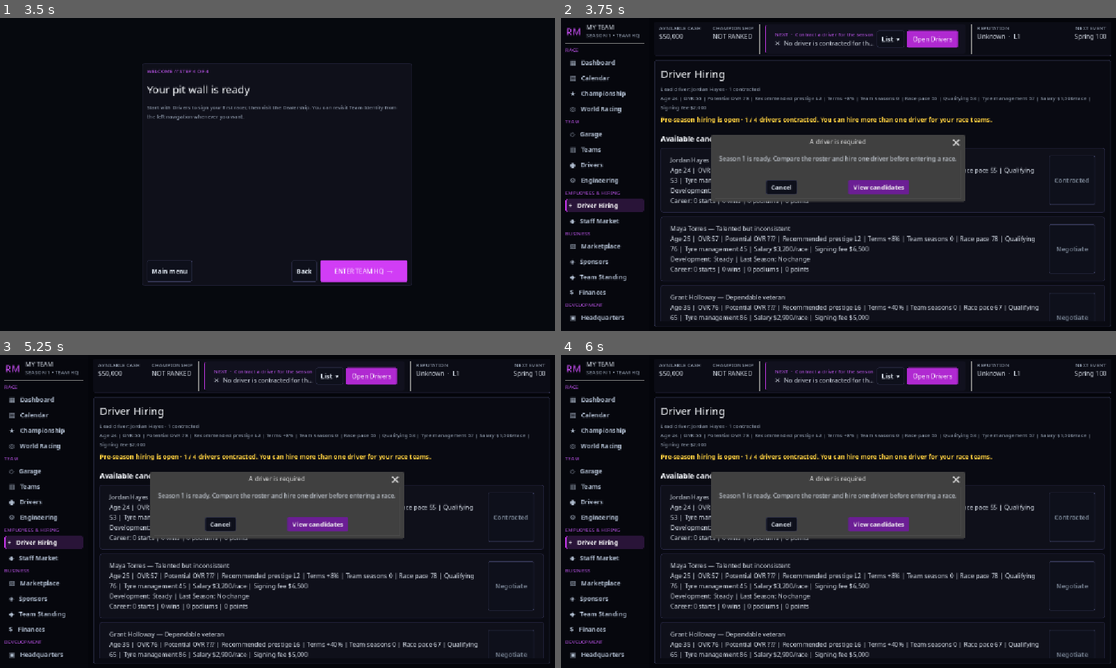
Above: before the commit, frames 1-4 (two rows, left to right).
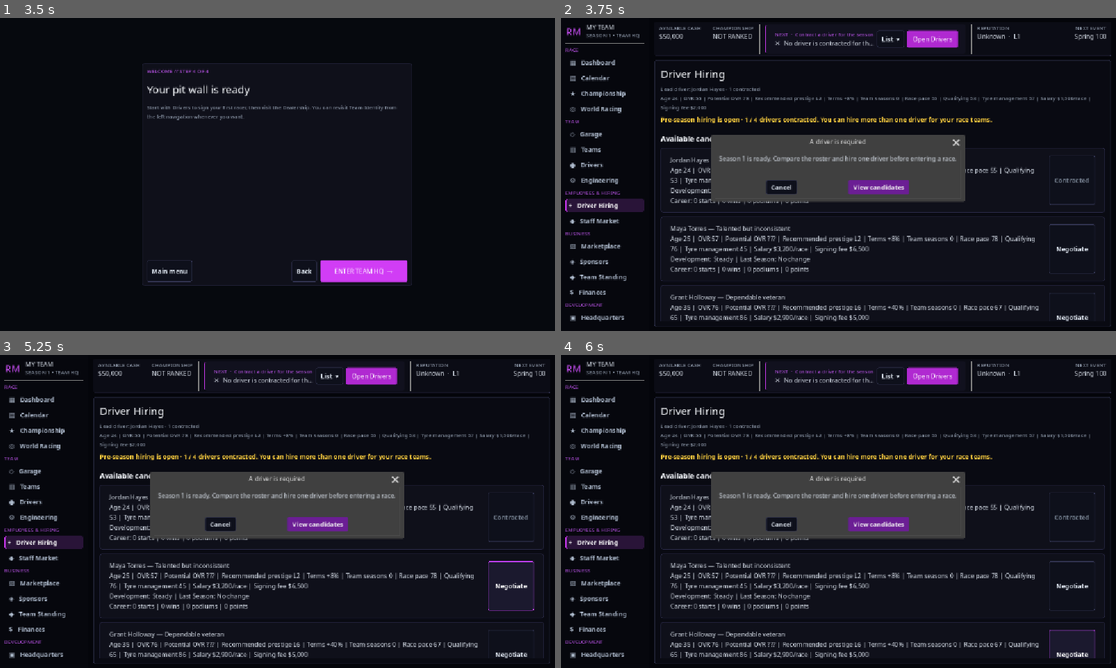
Above: after the commit, the same moments.

Repository: joeyp24/racing_manager
Game: Godot game, scene res://scenes/main_menu/main_menu.tscn
The game is run twice, just before and just after one commit, with the same random seed, the same clock (stepped at 60 frames per second) and the same inputs.
Inputs (mouse positions are in pixels of both pictures, inside the frame that each line leads up to):
- Up to frame 1 (3.5 s): click "START A NEW CAREER →" at 0.5 s; click "CONTINUE →" at 1.25 s; click "CONTINUE →" at 2 s; click "CONTINUE →" at 2.75 s
- Up to frame 2 (3.75 s): click "ENTER TEAM HQ →" at 3.5 s
- Up to frame 3 (5.25 s): click "+ Driver Hiring" at 4.25 s; click (510, 586) at 5 s, where only the run after the commit has a clickable "Negotiate"
- Up to frame 4 (6 s): click (1071, 655) at 5.75 s, where only the run after the commit has a clickable "Negotiate"

Frame 1 is identical in both runs. In frame 2, 0.1% of the frame differs, in the area x 89-95%, y 72-97%; in frame 3, 0.2%, in the area x 87-97%, y 65-97%; in frame 4, 0.2%.

Commit message:
Allow starting driver negotiations

Diff:
--- a/resources/team.gd
+++ b/resources/team.gd
@@ -961,7 +961,10 @@
 
 
 func can_negotiate_with_driver(driver: Driver) -> bool:
-	return driver != null and int(recruiting_progress.get(driver.driver_id, 0)) >= 50
+	# A new team must be able to open a conversation immediately. Scouting still
+	# improves negotiating interest and reveals information, but it is not a
+	# hard gate that can prevent a career from starting.
+	return driver != null
 
 
 func get_driver_negotiation_terms(driver: Driver) -> Dictionary:
@@ -981,7 +984,7 @@
 
 func negotiate_driver_contract(driver: Driver, salary_offer: int, signing_offer: int, length: int) -> Dictionary:
 	if not can_negotiate_with_driver(driver):
-		return {"accepted": false, "reason": "Recruit this driver to 50 interest before negotiating."}
+		return {"accepted": false, "reason": "Select a valid driver before negotiating."}
 	var terms := get_driver_negotiation_terms(driver)
 	var requested_salary := roundi(float(driver.salary) * float(terms.salary_multiplier))
 	var requested_signing := roundi(float(driver.signing_fee) * float(terms.signing_multiplier))
--- a/scenes/pages/driver_market/driver_market.gd
+++ b/scenes/pages/driver_market/driver_market.gd
@@ -115,7 +115,6 @@
 	hire_button.disabled = (
 		is_contracted
 		or (has_accepted_offer and not GameManager.team.can_hire_driver(driver))
-		or (not has_accepted_offer and not GameManager.team.can_negotiate_with_driver(driver))
 		or GameManager.team.money < GameManager.team.get_discounted_cost(driver.signing_fee)
 	)
 	if hire_button.disabled:
@@ -123,10 +122,10 @@
 			hire_button.tooltip_text = "Disabled: this driver is already under contract."
 		elif GameManager.team.money < GameManager.team.get_discounted_cost(driver.signing_fee):
 			hire_button.tooltip_text = "Disabled: you need $%s more for the signing fee." % format_number(GameManager.team.get_discounted_cost(driver.signing_fee) - GameManager.team.money)
-		elif int(GameManager.team.recruiting_progress.get(driver.driver_id, 0)) < 50:
-			hire_button.tooltip_text = "Recruit this driver to at least 50%% interest in Scouting."
 		else:
 			hire_button.tooltip_text = "Disabled: hiring is closed or the driver roster is full."
+	elif int(GameManager.team.recruiting_progress.get(driver.driver_id, 0)) < 50:
+		hire_button.tooltip_text = "Scouting is optional: it reveals more information and can improve negotiating interest."
 	hire_button.pressed.connect(_on_hire_pressed.bind(driver))
 
 	row.add_child(details)
--- a/tests/test_reputation_system.gd
+++ b/tests/test_reputation_system.gd
@@ -81,7 +81,7 @@
 	driver.salary = 1000
 	driver.signing_fee = 5000
 	driver.initialize_detailed_ratings(88, 88, 86, 90)
-	team.recruiting_progress[driver.driver_id] = 50
+	assert(not team.recruiting_progress.has(driver.driver_id))
 	assert(team.can_negotiate_with_driver(driver))
 	var terms := team.get_driver_negotiation_terms(driver)
 	assert(int(terms.level_gap) > 0)
